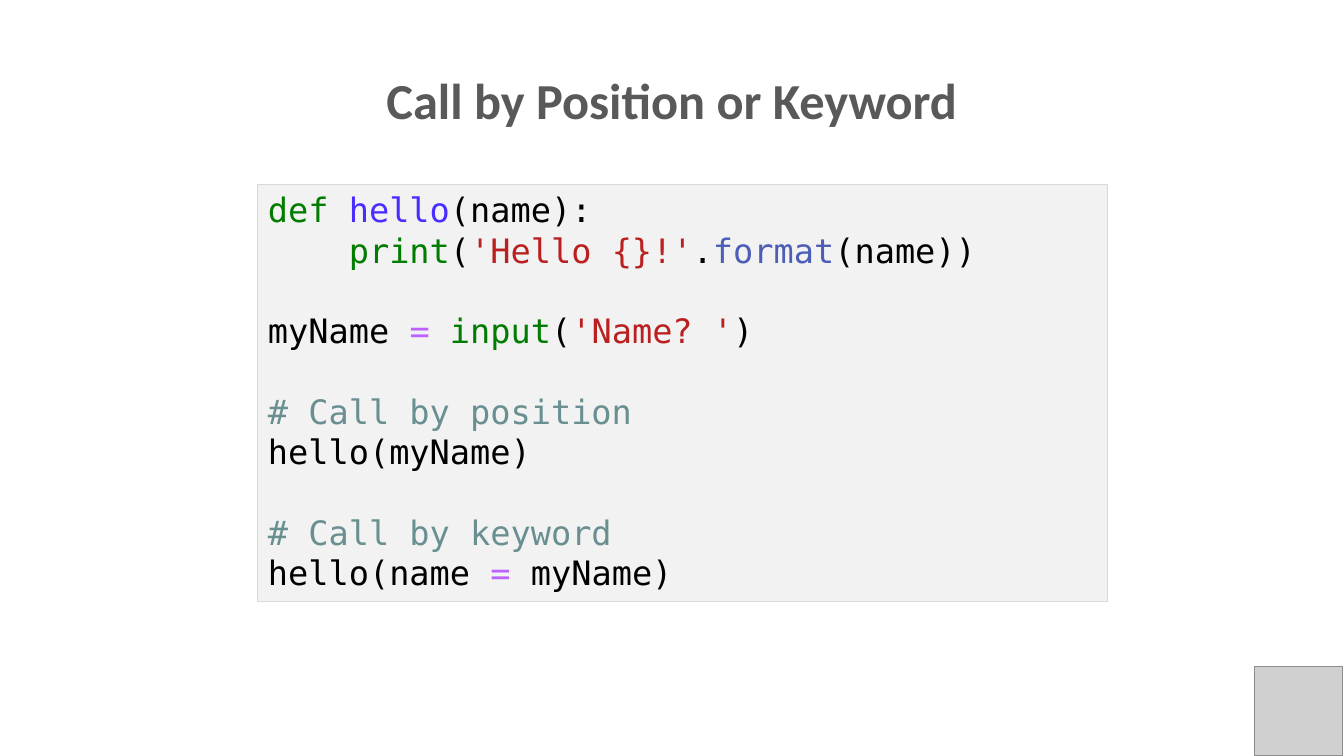
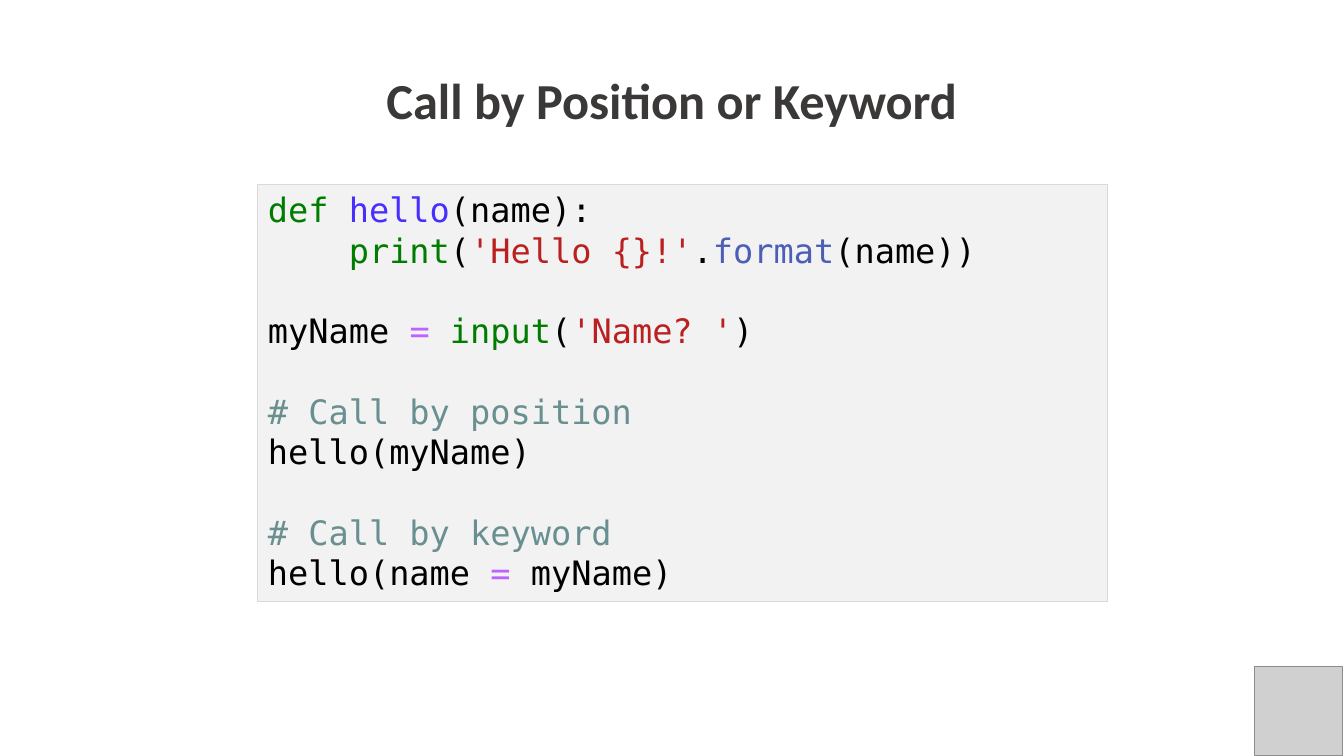
Before and after one commit to PracticumAI/python, a slide deck: slide 11 of presentations/03_functions.pptx. Drawn at 1344x756 pixels with LibreOffice and Linux fonts; fonts in the diff are those of the drawing; grey boxes stand for pictures. Boxes give left, top, right and bottom in pixels: in the first picture for what was removed or moved away, otherwise in the second. Text is boxed around its words. In the diff, an @@ line names an element or a change of style, - is before the commit and + after.

Commit message:
Updated functions .pptx to new color palette.

```diff
--- a/presentations/03_functions.pptx
+++ b/presentations/03_functions.pptx
@@ text "Call by Position or Keyword" at box(386, 83, 957, 127): text colour #595959 to #3B3838 @@
```
Also in this commit, not shown: 16 other slides changed.
